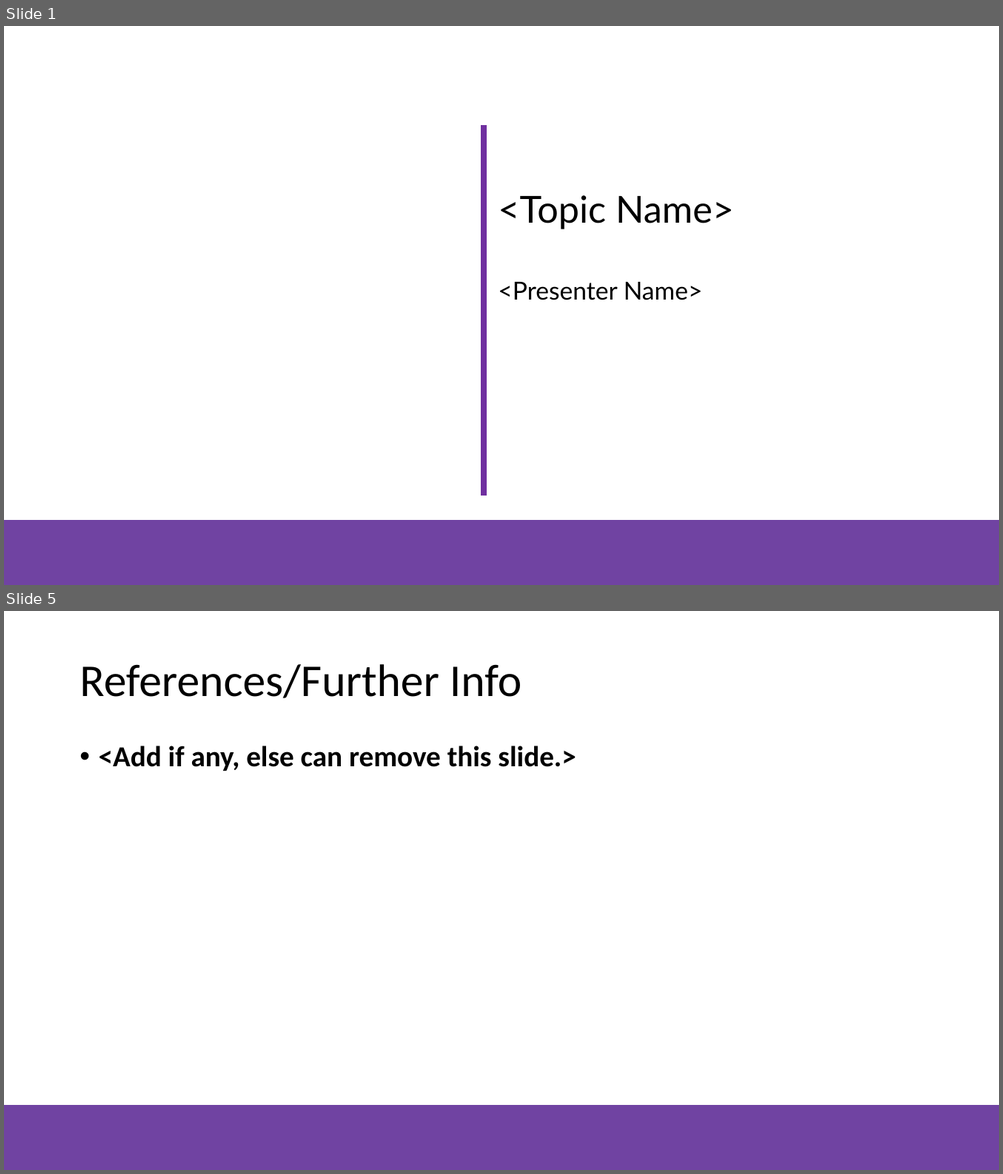
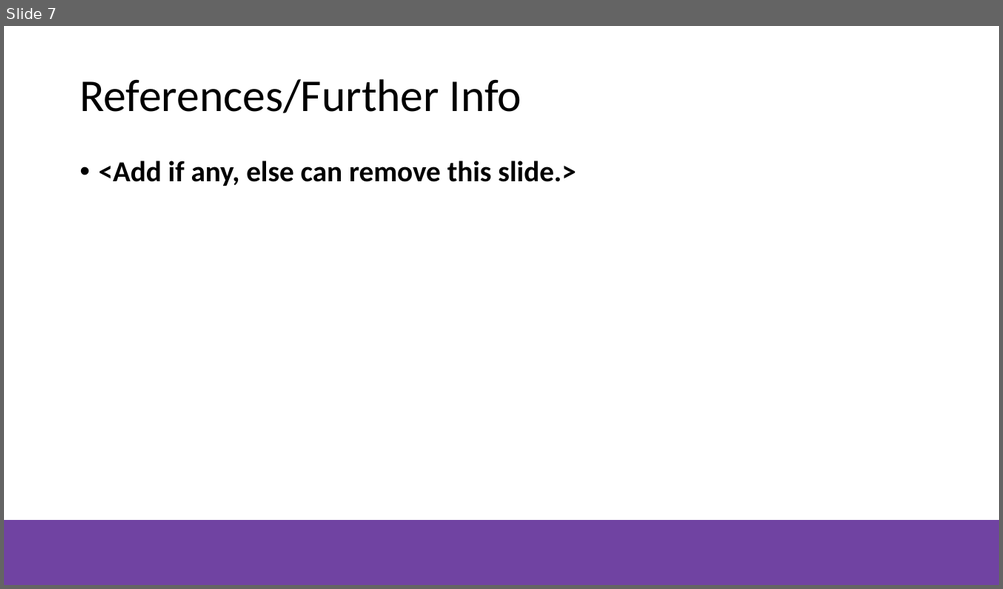
Before and after one commit to NZMSA/2021-introduction-to-general-software-development, a slide deck: html-css-javascript/MSA-Presentation-template.pptx. Shown one above the other, each under a label of ours: slides 1 and 5 before the commit, slide 7 after it; the slides between them are not shown. The pictures are 1003x1174 and 1003x589 pixels, drawn with LibreOffice and Linux fonts; fonts in the diff are those of the drawing; background and template pictures are left out. Boxes give left, top, right and bottom in pixels: in the first picture for what was removed or moved away, otherwise in the second. Text is boxed around its words. In the diff, an @@ line names an element or a change of style, - is before the commit and + after.

```diff
--- a/html-css-javascript/MSA-Presentation-template.pptx
+++ b/html-css-javascript/MSA-Presentation-template.pptx
@@ slide 1 removed at bbox=[4, 26, 999, 585], background #FFFFFF; not listed: 1 template element that a slide beside it also shows @@
@@ line removed from (484, 125) to (484, 496) @@
@@ text removed at bbox=[498, 195, 734, 301] @@
-<Topic Name>
-<Presenter Name>
@@ what was slide 5 is now slide 7 @@
```
Also in this commit, not shown: 2 slides changed, 4 slides added, 1 other slide removed, 3 other files.
